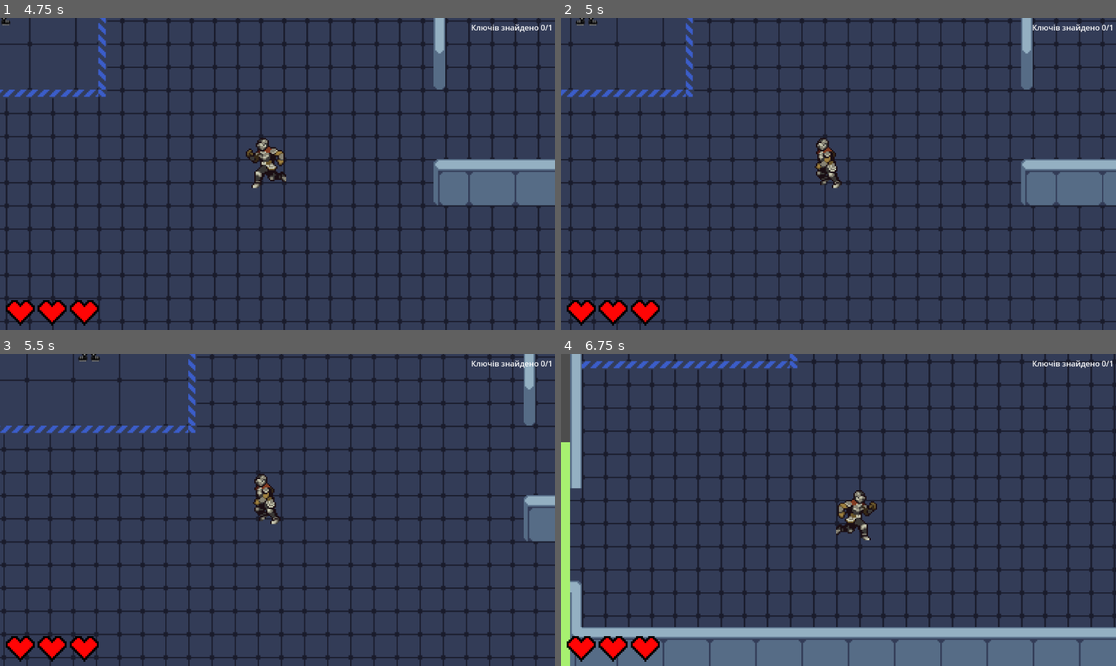
Above: before the commit, frames 1-4 (two rows, left to right).
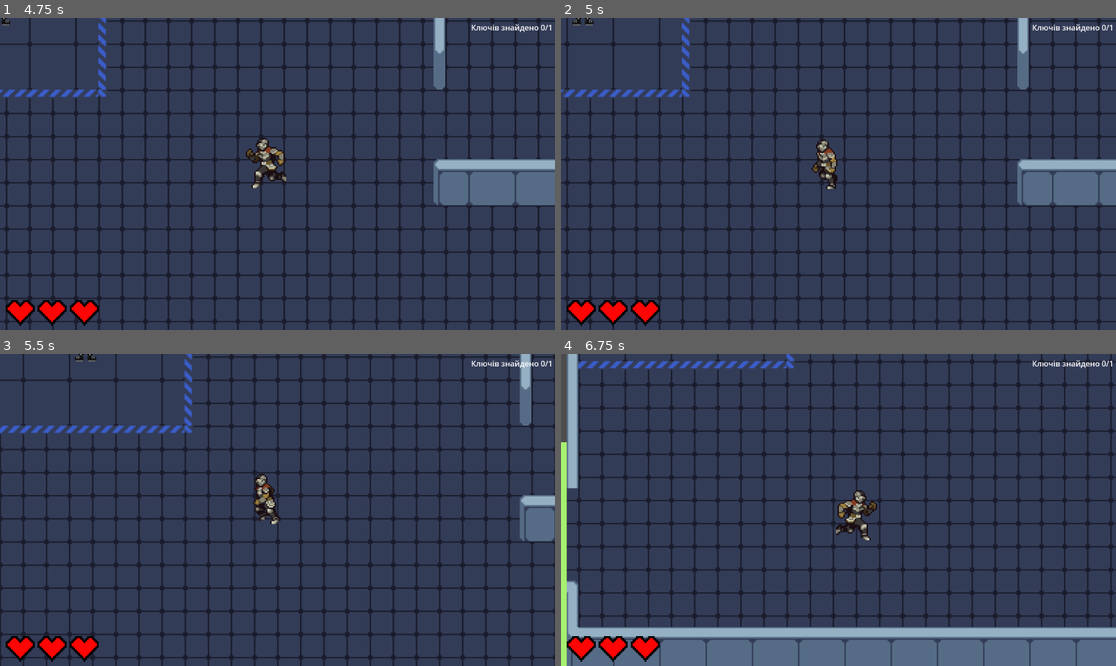
Above: after the commit, the same moments.

Repository: liketaurus/SE-practice-template
Game: Godot game, scene res://Scenes/menu.tscn
The game is run twice, just before and just after one commit, with the same random seed, the same clock (stepped at 60 frames per second) and the same inputs.
Inputs:
- Up to frame 1 (4.75 s): click "Почати гру" at 0.5 s; hold D 1.28-2.03 s; hold E 1.28-2.03 s; hold S 2.03-2.78 s; tap Shift at 2.1, 3.6 s; hold D 2.78-3.53 s; hold E 2.78-3.53 s; hold W 3.53-4.28 s; hold A from 4.28 s (still down); hold E from 4.28 s (still down)
- Up to frame 2 (5 s): keep holding A; keep holding E; tap Escape (pause) at 4.9 s
- Up to frame 3 (5.5 s): keep holding A; release E at 5.03 s; tap Shift at 5.1 s
- Up to frame 4 (6.75 s): release A at 5.78 s; hold S 5.78-6.53 s; hold E 5.78-6.53 s; hold D from 6.53 s (still down); tap Shift at 6.6 s

Frame 1 is identical in both runs. In frame 2, 14% of the frame differs, in the area x 0-99%, y 0-100%; in frame 3, 13%; in frame 4, 14%, in the area x 1-100%, y 0-100%.

Commit message:
Ладно, дарма рефакторив

Diff:
--- a/src/Cyberpunk2069/Scenes/player.tscn
+++ b/src/Cyberpunk2069/Scenes/player.tscn
@@ -106,13 +106,6 @@
 "": SubResource("AnimationLibrary_8k0hu")
 }
 
-[node name="Pause" parent="." instance=ExtResource("3_qjbvx")]
-visible = false
-offset_left = -260.0
-offset_top = -105.0
-offset_right = -260.0
-offset_bottom = -105.0
-
 [node name="AnimatedSprite2D" type="AnimatedSprite2D" parent="."]
 sprite_frames = SubResource("SpriteFrames_jj3ld")
 
@@ -139,3 +132,10 @@
 position = Vector2(177, 614)
 scale = Vector2(0.224, 0.224)
 texture = ExtResource("4_4p3li")
+
+[node name="Pause" parent="." instance=ExtResource("3_qjbvx")]
+visible = false
+offset_left = -260.0
+offset_top = -105.0
+offset_right = -260.0
+offset_bottom = -105.0
--- a/src/Cyberpunk2069/Scripts/player.gd
+++ b/src/Cyberpunk2069/Scripts/player.gd
@@ -1,10 +1,10 @@
 extends CharacterBody2D
 
+var paused = false
 
 func _process(delta):
 	velocity.x = 0
 	velocity.y = 0
-
 	var speed = 150
 
 	if Input.is_key_pressed(KEY_SHIFT):
@@ -15,10 +15,8 @@
 	if Input.is_key_pressed(KEY_S):
 		velocity.y = speed
 	if Input.is_key_pressed(KEY_A):
-		$Player.flip_h = true
 		velocity.x = -speed
 	if Input.is_key_pressed(KEY_D):
-		$Player.flip_h = false
 		velocity.x = speed
 
 	if velocity.x == 0 and velocity.y == 0:
@@ -27,5 +25,22 @@
 		$AnimationPlayer.play("walk")
 	else:
 		$AnimationPlayer.play("run")
+	if Input.is_key_pressed(KEY_D):
+		$Player.flip_h = false
+	if Input.is_key_pressed(KEY_A):
+		$Player.flip_h = true
 
 	move_and_slide()
+
+	if Input.is_action_pressed("pause"):
+		pause()
+
+func pause():
+	if paused:
+		$Pause.hide()
+		Engine.time_scale = 1
+	else:
+		$Pause.show()
+		Engine.time_scale = 0
+
+	paused = !paused
--- a/src/Cyberpunk2069/default_bus_layout.tres
+++ b/src/Cyberpunk2069/default_bus_layout.tres
@@ -1,4 +1,3 @@
 [gd_resource type="AudioBusLayout" format=3 uid="uid://cycy23a0210c1"]
 
 [resource]
-bus/0/volume_db = 0.0672607
